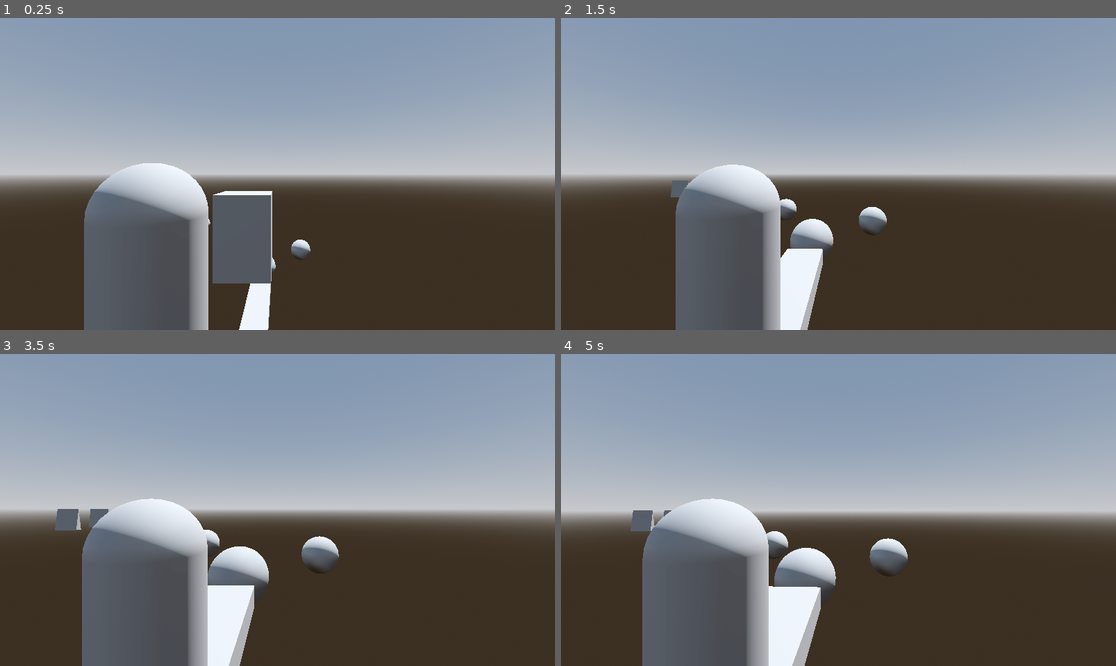
Above: before the commit, frames 1-4 (two rows, left to right).
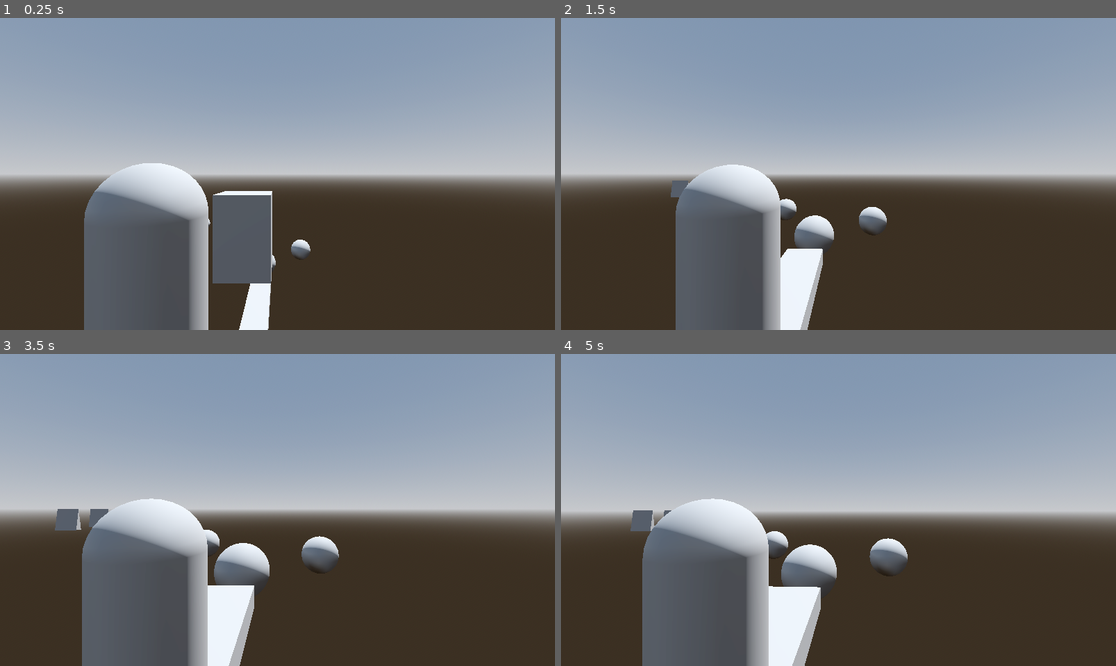
Above: after the commit, the same moments.

Repository: felixfelixwal/parcour
Game: Godot game, scene res://mesh_instance_3d.tscn
Same seed, same stepped clock (60 frames per second), same inputs: the game is played once before the commit and once after it. This scene is started directly instead of the project's main scene.
Inputs (mouse positions are in pixels of both pictures, inside the frame that each line leads up to):
- Up to frame 1 (0.25 s): no input
- Up to frame 2 (1.5 s): move the mouse to (866, 174) at 0.52 s; hold Shift (sprint) 0.53-1.28 s; hold W (move_forward) from 0.53 s (still down); tap Space (jump) at 0.77 s; move the mouse to (810, 174) at 1.27 s; tap Shift (sprint) at 1.35 s
- Up to frame 3 (3.5 s): keep holding W (move_forward); tap Space (jump) at 1.52, 3.02 s; move the mouse to (288, 503) at 2.02 s; hold Shift (sprint) 2.03-2.78 s; move the mouse to (271, 516) at 2.77 s; tap Shift (sprint) at 2.85 s
- Up to frame 4 (5 s): keep holding W (move_forward); move the mouse to (877, 513) at 3.52 s; hold Shift (sprint) 3.53-4.28 s; tap Space (jump) at 3.77, 4.52 s; move the mouse to (794, 506) at 4.27 s; tap Shift (sprint) at 4.35 s

The runs differ from the first frame. In frame 1, less than 0.1% of the frame differs, in the area x 48-50%, y 75-82%; in frame 2, 0.4%; in frame 3, 0.7%; in frame 4, 0.7%, in the area x 38-50%, y 61-75%.

Commit message:
viele fehler aber ich änder nächste stunde

Diff:
--- a/parcour/FallingPlatform.gd
+++ b/parcour/FallingPlatform.gd
@@ -1,30 +1,40 @@
-extends StaticBody3D
+extends CharacterBody3D
 
 @export var fall_time: float = 2.0  # Zeit, bis die Plattform fällt
 var is_falling = false
 var timer = 0.0
 
-@onready var platform_mesh = $MeshInstance3D  # Das Mesh der Plattform
+
+@onready var platform_mesh = $".."
 @onready var collision_shape = $CollisionShape3D  # Die Kollisionsform
 
 # Timer starten, wenn der Spieler die Plattform betritt
-func _on_Area3D_body_entered(body):
+func _on_area3D_body_entered(body):
 	if body is CharacterBody3D and !is_falling:
 		# Starte den Falltimer
 		timer = fall_time
 
-func _process(delta):
+func _physics_process(delta):
 	if is_falling:
-		# Wenn die Plattform fällt, bewegen wir sie nach unten
-		position.y -= delta * 5  # Geschwindigkeit des Fallens
+		print("Plattform fällt jetzt")
+	# setze vertikale Geschwindigkeit
+		velocity = Vector3(0, -5, 0)
+	# lasse den CharacterBody3D fallen und Kollisionen prüfen
+	move_and_slide()
+	if global_transform.origin.y < -20:
+		queue_free()
 
-		# Wenn die Plattform den Boden erreicht hat, deaktiviere sie
-		if position.y < -20:
-			queue_free()  # Zerstöre die Plattform, wenn sie den Boden erreicht
 	else:
 		# Zähle den Timer, wenn die Plattform warten soll
 		if timer > 0:
+			print("Timer läuft: ", timer)
 			timer -= delta
 		elif timer <= 0:
 			# Wenn die Zeit um ist, beginne die Plattform zu fallen
 			is_falling = true
+
+
+func _on_area_3d_body_entered(body):
+	if body is CharacterBody3D and !is_falling:
+		print("Checkpoint: Spieler auf Plattform—starte Timer")
+		timer = fall_time
--- a/parcour/mesh_instance_3d.tscn
+++ b/parcour/mesh_instance_3d.tscn
@@ -303,19 +303,19 @@
 shape = SubResource("ConcavePolygonShape3D_6djja")
 
 [node name="MeshInstance3D19" type="MeshInstance3D" parent="Map/Level 2"]
-transform = Transform3D(2, 0, 0, 0, 2, 0, 0, 0, 2, 7.26086, 3.50637, -59.6363)
+transform = Transform3D(2, 0, 0, 0, 2, 0, 0, 0, 2, 7.26086, 3.50637, -60.3427)
 mesh = SubResource("SphereMesh_3kqar")
 skeleton = NodePath("../../Level 1/MeshInstance3D16")
 
-[node name="StaticBody3D" type="StaticBody3D" parent="Map/Level 2/MeshInstance3D19"]
+[node name="CharacterBody3D" type="CharacterBody3D" parent="Map/Level 2/MeshInstance3D19"]
 script = ExtResource("2_gudew")
 
-[node name="CollisionShape3D" type="CollisionShape3D" parent="Map/Level 2/MeshInstance3D19/StaticBody3D"]
+[node name="CollisionShape3D" type="CollisionShape3D" parent="Map/Level 2/MeshInstance3D19/CharacterBody3D"]
 shape = SubResource("BoxShape3D_v7d6a")
 
-[node name="Area3D" type="Area3D" parent="Map/Level 2/MeshInstance3D19/StaticBody3D"]
-
-[node name="CollisionShape3D" type="CollisionShape3D" parent="Map/Level 2/MeshInstance3D19/StaticBody3D/Area3D"]
+[node name="Area3D" type="Area3D" parent="Map/Level 2/MeshInstance3D19/CharacterBody3D"]
+
+[node name="CollisionShape3D" type="CollisionShape3D" parent="Map/Level 2/MeshInstance3D19/CharacterBody3D/Area3D"]
 shape = SubResource("BoxShape3D_paeiw")
 
 [node name="MeshInstance3D20" type="MeshInstance3D" parent="Map/Level 2"]
@@ -403,5 +403,5 @@
 transform = Transform3D(-0.866025, -0.433013, 0.25, 0, 0.5, 0.866025, -0.5, 0.75, -0.433013, 0, 0, 0)
 shadow_enabled = true
 
-[connection signal="body_entered" from="Map/Level 2/MeshInstance3D19/StaticBody3D/Area3D" to="Map/Level 2/MeshInstance3D19/StaticBody3D" method="_on_area_3d_body_entered"]
+[connection signal="body_entered" from="Map/Level 2/MeshInstance3D19/CharacterBody3D/Area3D" to="Map/Level 2/MeshInstance3D19/CharacterBody3D" method="_on_area_3d_body_entered"]
 [connection signal="body_entered" from="Map/Area3D" to="Map/Area3D" method="_on_body_entered"]
--- a/parcour/player.tscn
+++ b/parcour/player.tscn
@@ -14,6 +14,7 @@
 script = ExtResource("1_qor6n")
 
 [node name="MeshInstance3D" type="MeshInstance3D" parent="."]
+layers = 2
 mesh = SubResource("CapsuleMesh_tvuue")
 
 [node name="CollisionShape3D" type="CollisionShape3D" parent="."]
